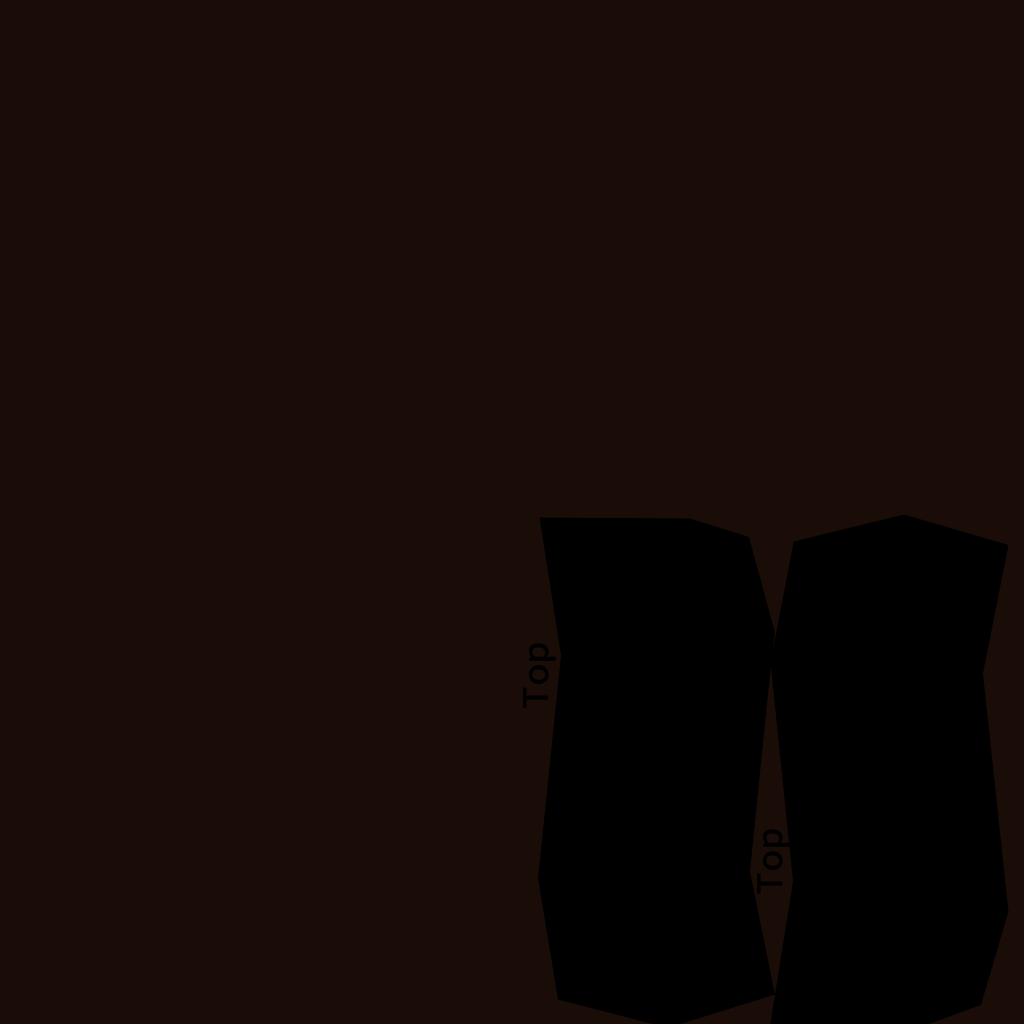
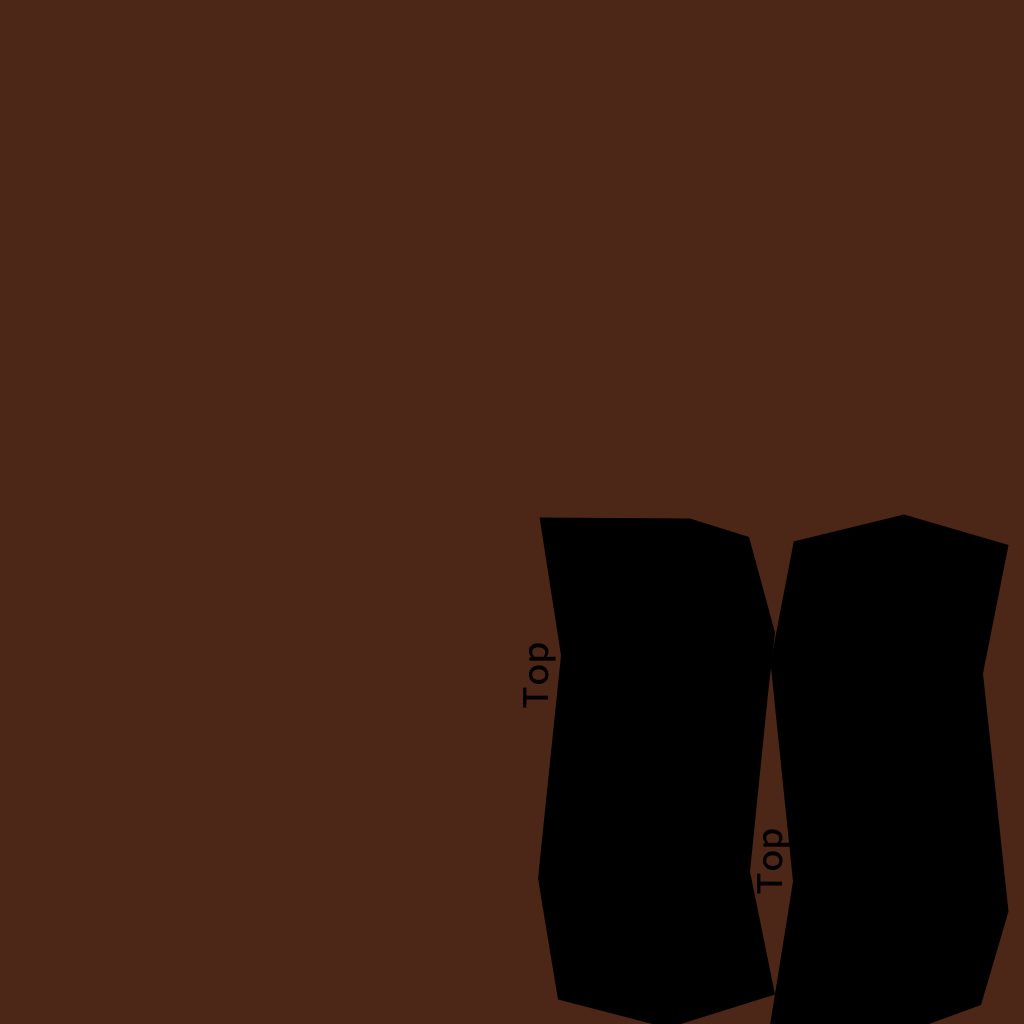
Layer changes from the first 1024 x 1024 image to the second:
painted on "Layer 3" over [0, 0, 1024, 1024]
